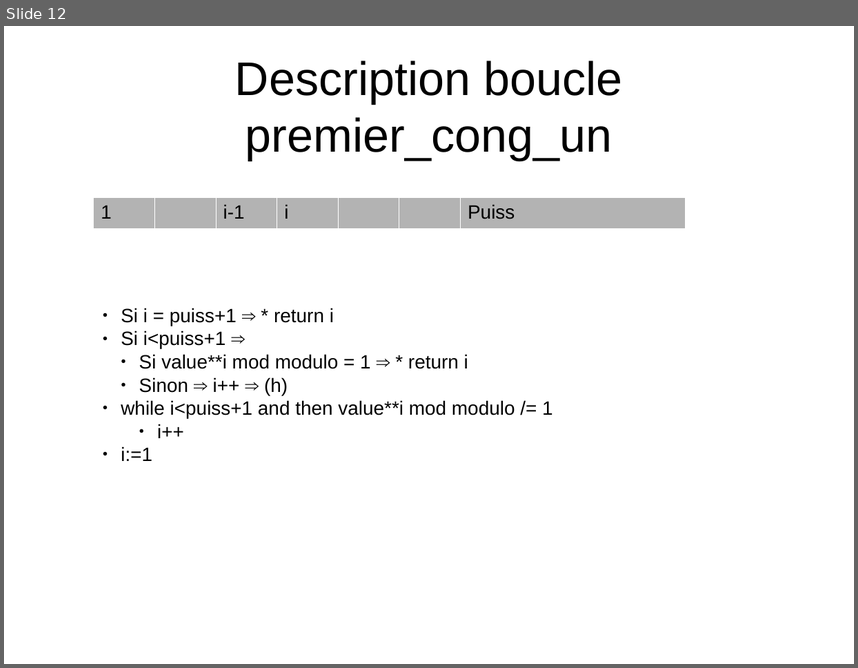
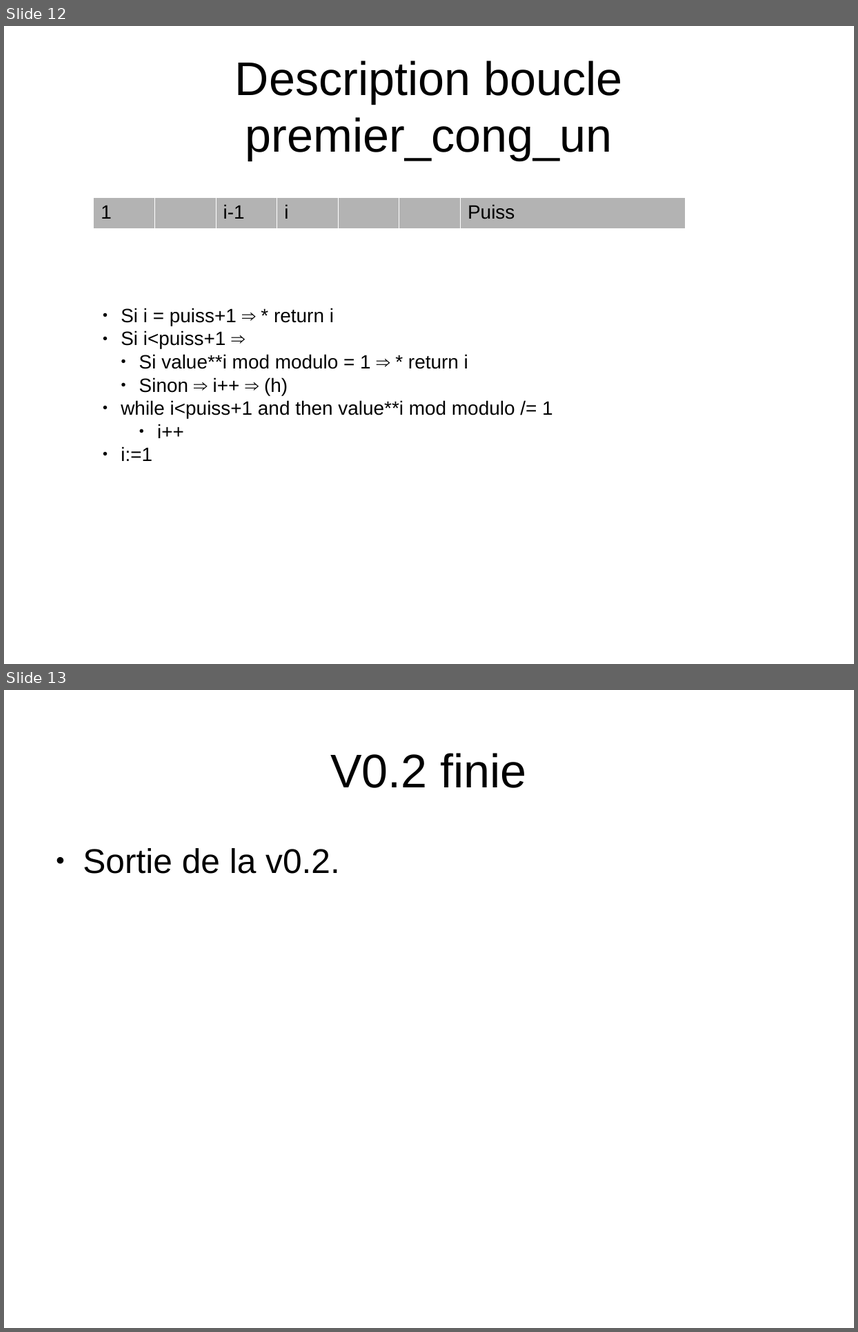
Before and after one commit to CallisteHanriat/congru, a slide deck: schema_congru.odp. Shown one above the other, each under a label of ours: slide 12 before the commit, slides 12 and 13 after it. The pictures are 858x668 and 858x1332 pixels, drawn with LibreOffice and Linux fonts; fonts in the diff are those of the drawing. Boxes give left, top, right and bottom in pixels: in the first picture for what was removed or moved away, otherwise in the second. Text is boxed around its words. In the diff, an @@ line names an element or a change of style, - is before the commit and + after.

```diff
--- a/schema_congru.odp
+++ b/schema_congru.odp
@@ slide 13 added at [4,690,854,1328], background #FFFFFF @@
@@ title added at [330,753,527,788], 44 pt, text #000000 @@
+V0.2 finie
@@ text added at [83,848,340,874], 32 pt, text #000000 @@
+● Sortie de la v0.2.
```
Also in this commit, not shown: 1 slide changed, 2 other files.
